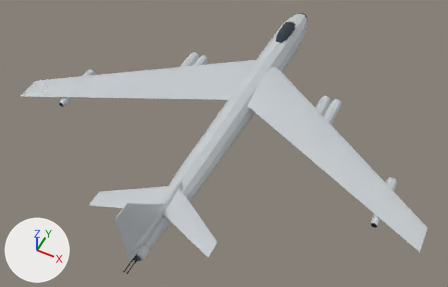
The glTF model media/b47.glb: old version first, new version second.
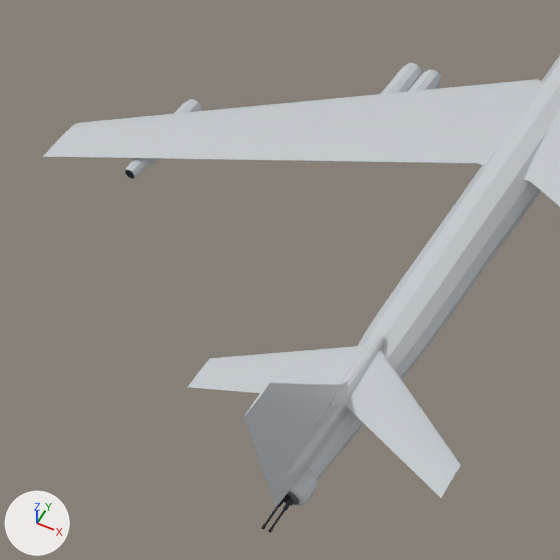
Each version is shown whole from a 50 mm camera at (15.9, -34.5, 38.2) aimed at (0.6, -4.0, 0.0), then close up on the part from 0% to 59% of the width and 8% to 100% of the height. The axes (+X, +Y, +Z) are drawn at lower left. The lights are the same throughout. The older version's two pictures come first. Where no turn or scale is listed for an object, it has been applied to the vertices. Vertices at exactly the same position are counted once.

In view in the first close-up: 'Aileron L', 'Elevator L', 'Elevator R', 'Flap L', 'Fuselage', 'Nacelles', 'Rudder', 'Stabilizer L', 'Stabilizer R', 'Tail Radar Pod', 'Vertical Fin', 'Wing L', 'Wing R' and 7 more.
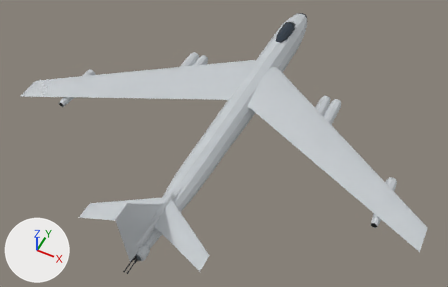
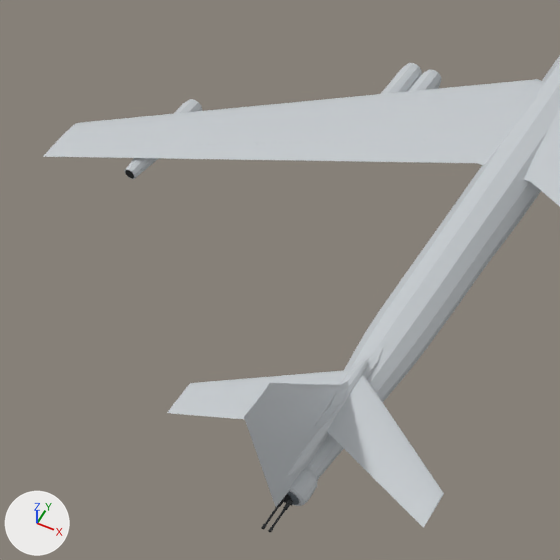
Where the change shows, as pixel boxes (x1, y1, x2, y2) in the close-ups (560 x 560 px):
'Stabilizer R', moved
    before: (357, 350, 461, 486)
    after: (340, 374, 444, 516)
'Stabilizer L', moved
    before: (195, 345, 369, 379)
    after: (176, 370, 351, 403)
'Elevator R', moved
    before: (345, 385, 448, 498)
    after: (327, 411, 431, 528)
'Elevator L', moved
    before: (188, 377, 342, 393)
    after: (167, 402, 253, 419)

The edits, one by one:
me_stabilizer_l is used by ob_stabilizer_l; location (0.0, 0.0, 0.0).
me_stabilizer_l had 26 vertices, 48 faces and spanned x -4.9..0.0, y -14.52..-10.48, z 1.46..1.65.
me_stabilizer_l now has 26 vertices, 48 faces and spans x -4.9..0.0, y -15.72..-11.68, z 1.46..1.65.
me_stabilizer_l part 1: the whole mesh is moved by (0.0, -1.2, 0.0).
me_stabilizer_r is used by ob_stabilizer_r; location (0.0, 0.0, 0.0).
me_stabilizer_r had 26 vertices, 48 faces and spanned x 0.0..4.9, y -14.52..-10.48, z 1.46..1.65.
me_stabilizer_r now has 26 vertices, 48 faces and spans x 0.0..4.9, y -15.72..-11.68, z 1.46..1.65.
me_stabilizer_r part 2: the whole mesh is moved by (0.0, -1.2, 0.0).
Object 'Elevator L' (ob_elevator_l) moves from (-2.45, -13.37, 1.55) to (-2.45, -14.57, 1.55).
Object 'Elevator R' (ob_elevator_r) moves from (2.45, -13.37, 1.55) to (2.45, -14.57, 1.55).
